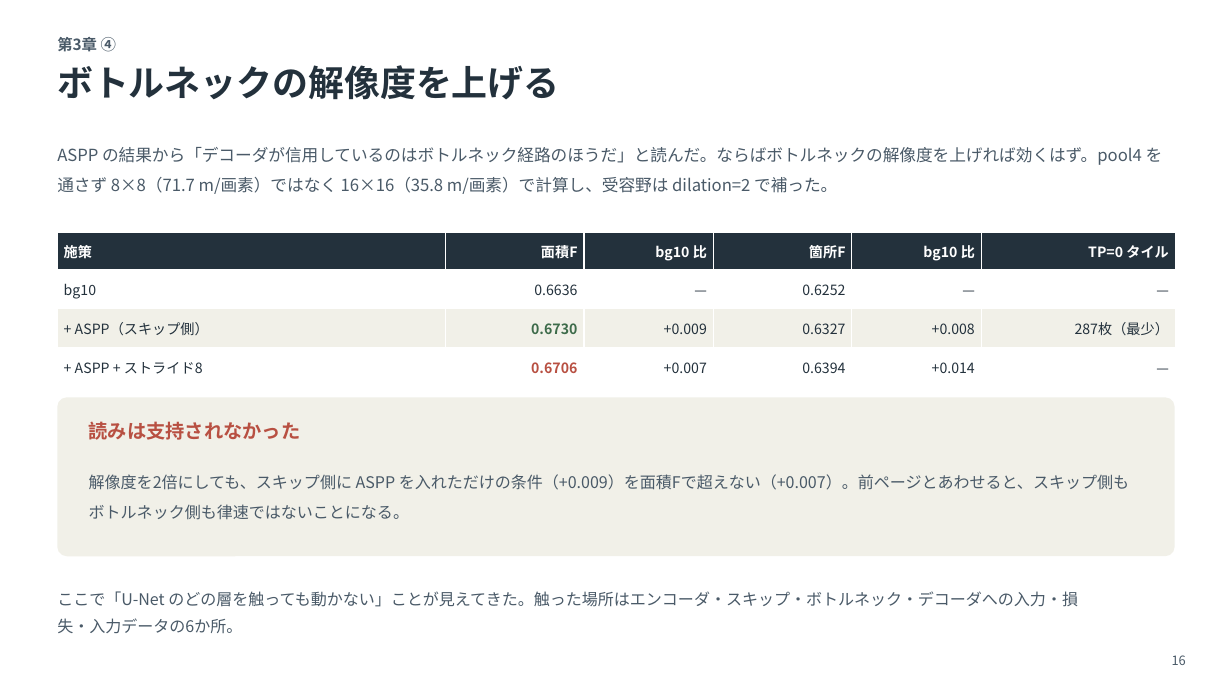
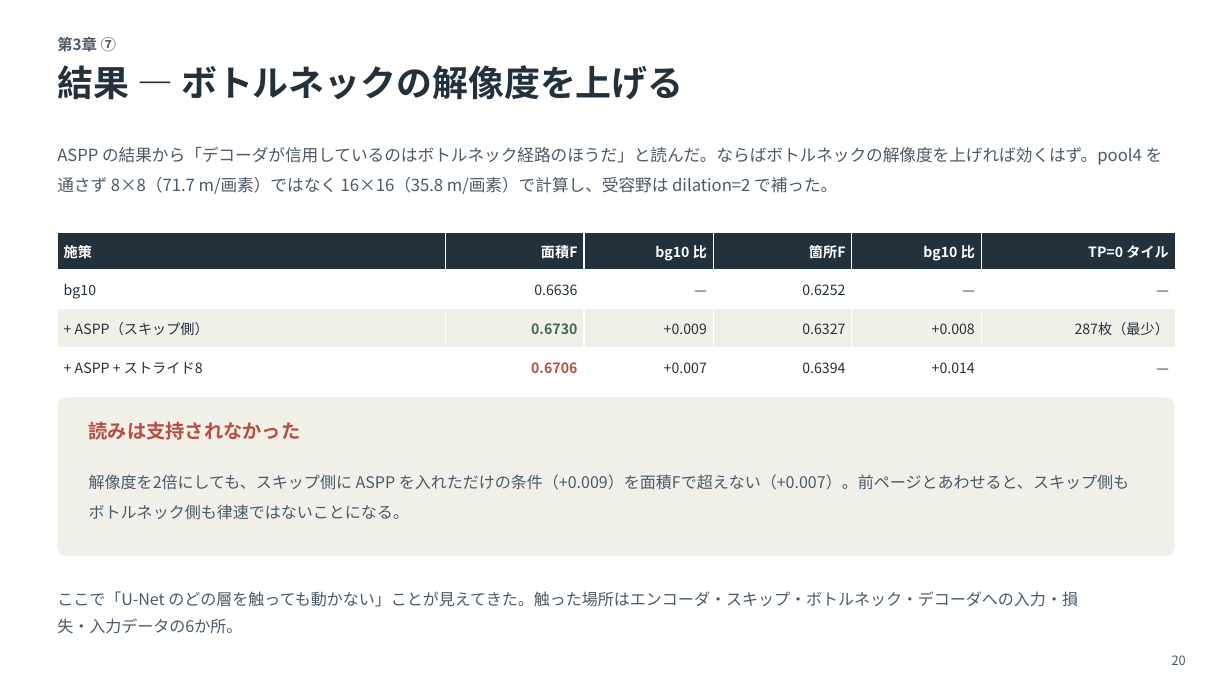
Before and after one commit to SomaDC5/DetectHazard, a slide deck: slide 20 of docs/発表/夏期進捗報告_急傾斜地崩壊危険区域の自動抽出.pptx (slide 16 before the commit). Drawn at 1232x693 pixels with LibreOffice and Linux fonts; fonts in the diff are those of the drawing. Boxes give left, top, right and bottom in pixels: in the first picture for what was removed or moved away, otherwise in the second. Text is boxed around its words. In the diff, an @@ line names an element or a change of style, - is before the commit and + after.

```diff
--- a/docs/発表/夏期進捗報告_急傾斜地崩壊危険区域の自動抽出.pptx
+++ b/docs/発表/夏期進捗報告_急傾斜地崩壊危険区域の自動抽出.pptx
@@ text at [57, 37, 116, 52]: text changed @@
-第3章 ④
+第3章 ⑦
@@ text at [57, 65, 683, 100]: text changed @@
-ボトルネックの解像度を上げる
+結果 — ボトルネックの解像度を上げる
@@ text at [1172, 655, 1186, 665]: text changed @@
-16
+20
```
Also in this commit, not shown: 21 other slides changed, 6 slides added.
